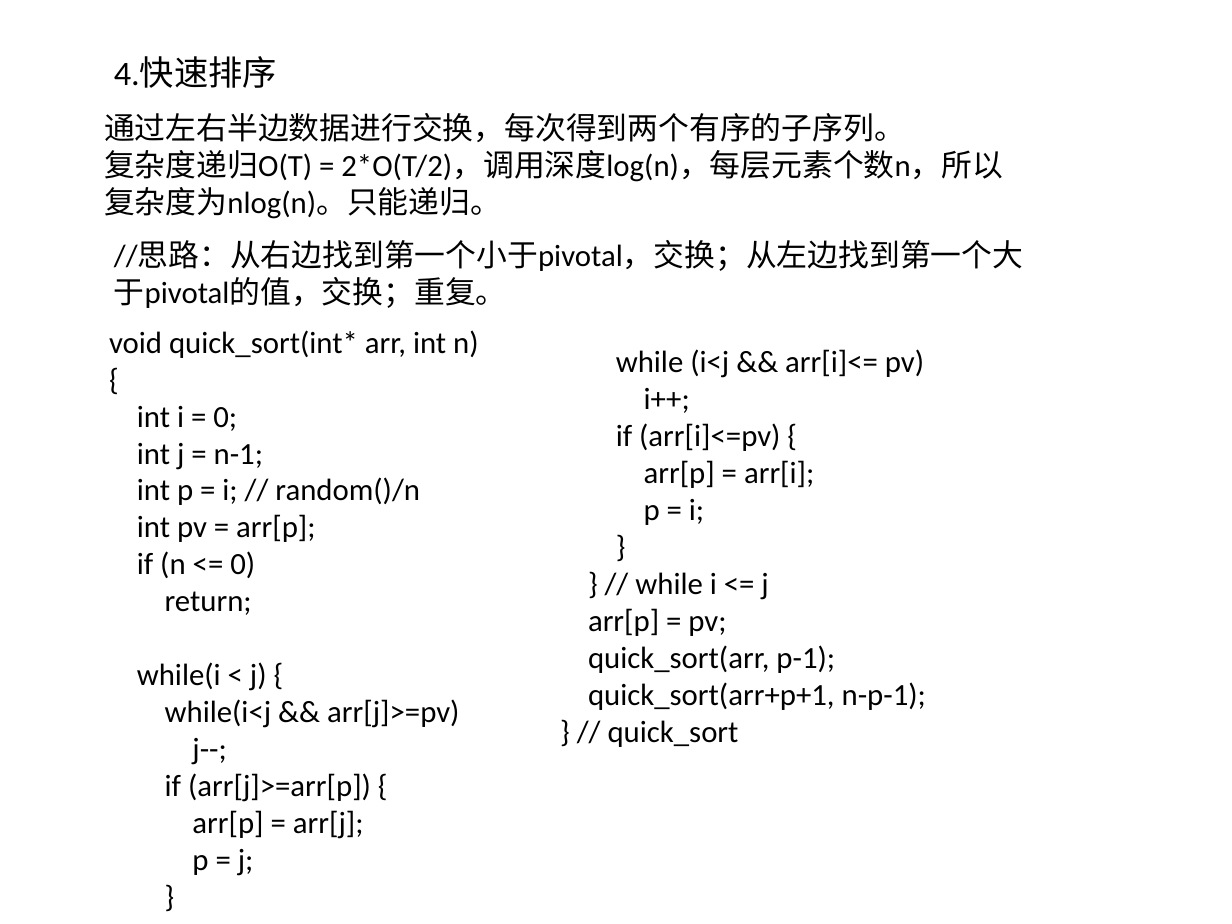
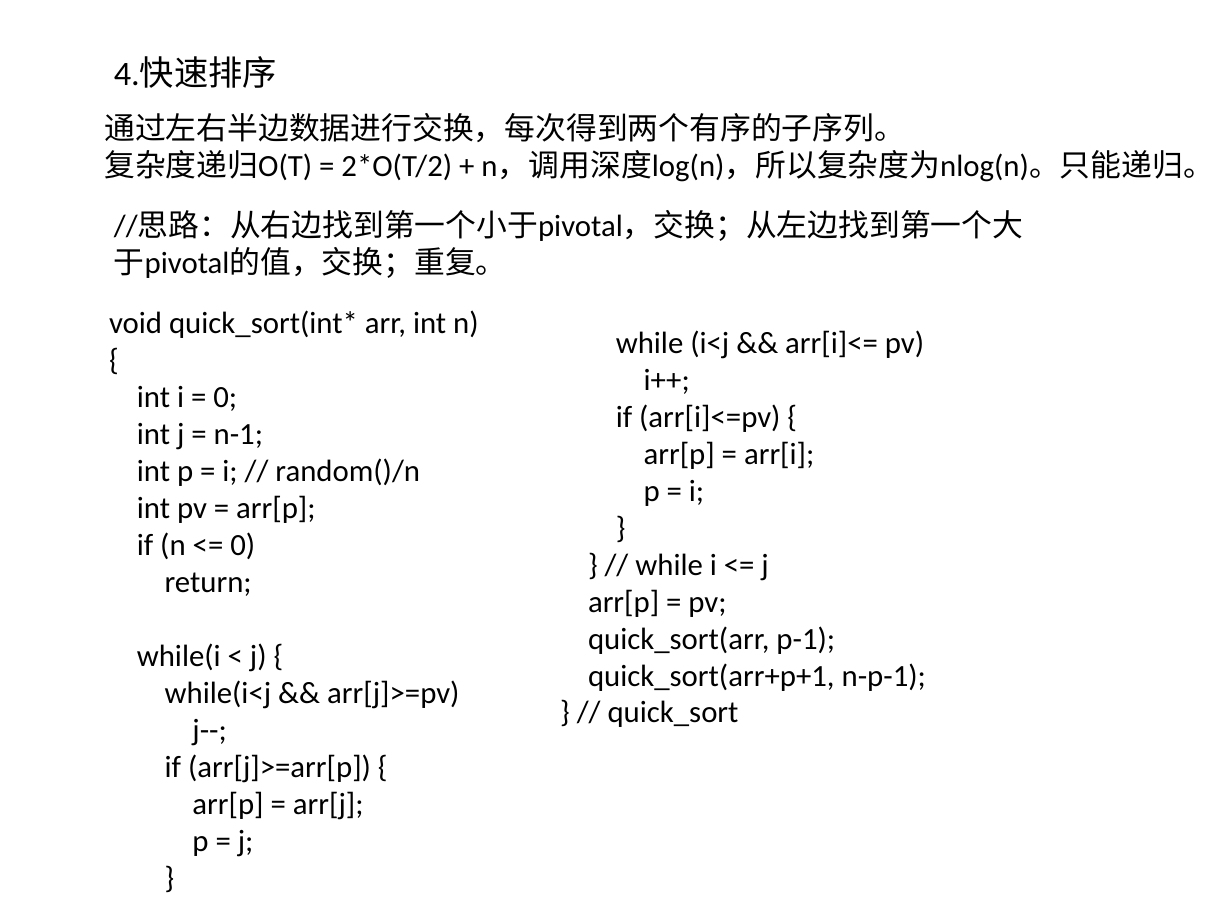
Before and after one commit to willkk/go, a slide deck: slide 5 of 面经.pptx. Drawn at 1232x924 pixels with LibreOffice and Linux fonts; fonts in the diff are those of the drawing. Boxes give left, top, right and bottom in pixels: in the first picture for what was removed or moved away, otherwise in the second. Text is boxed around its words. In the diff, an @@ line names an element or a change of style, - is before the commit and + after.

```diff
--- a/面经.pptx
+++ b/面经.pptx
@@ text at (x1=104, y1=150, x2=1213, y2=182): text changed @@
-复杂度递归O(T) = 2*O(T/2)，调用深度log(n)，每层元素个数n，所以复杂度为nlog(n)。只能递归。
+复杂度递归O(T) = 2*O(T/2) + n，调用深度log(n)，所以复杂度为nlog(n)。只能递归。
@@ text "//思路：从右边找到第一个小于pivotal，交换；从左边找到第一个大于pivotal的值，交换；重复。" moved from (x1=114, y1=240, x2=1023, y2=308) to (x1=114, y1=211, x2=1023, y2=278) @@
@@ text "void quick_sort(int* arr, int n)" moved from (x1=109, y1=330, x2=479, y2=876) to (x1=109, y1=310, x2=479, y2=857) @@
@@ text "while (i<j && arr[i]<= pv)" moved from (x1=588, y1=349, x2=926, y2=747) to (x1=588, y1=330, x2=926, y2=727) @@
```
